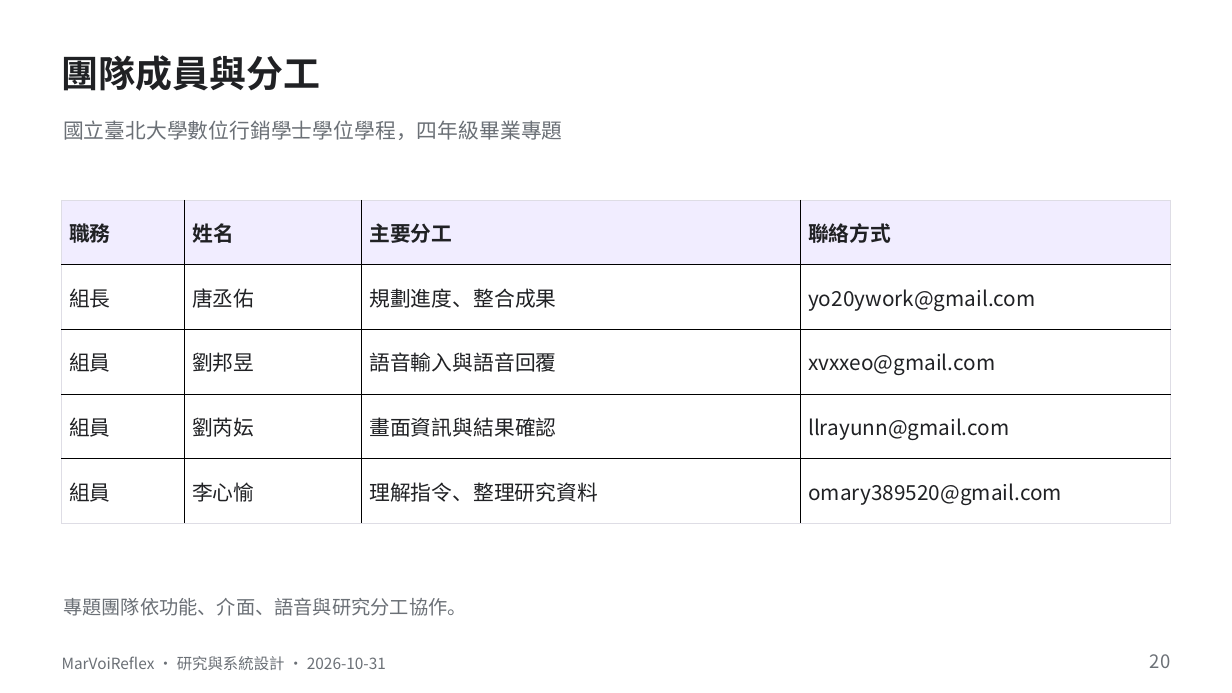
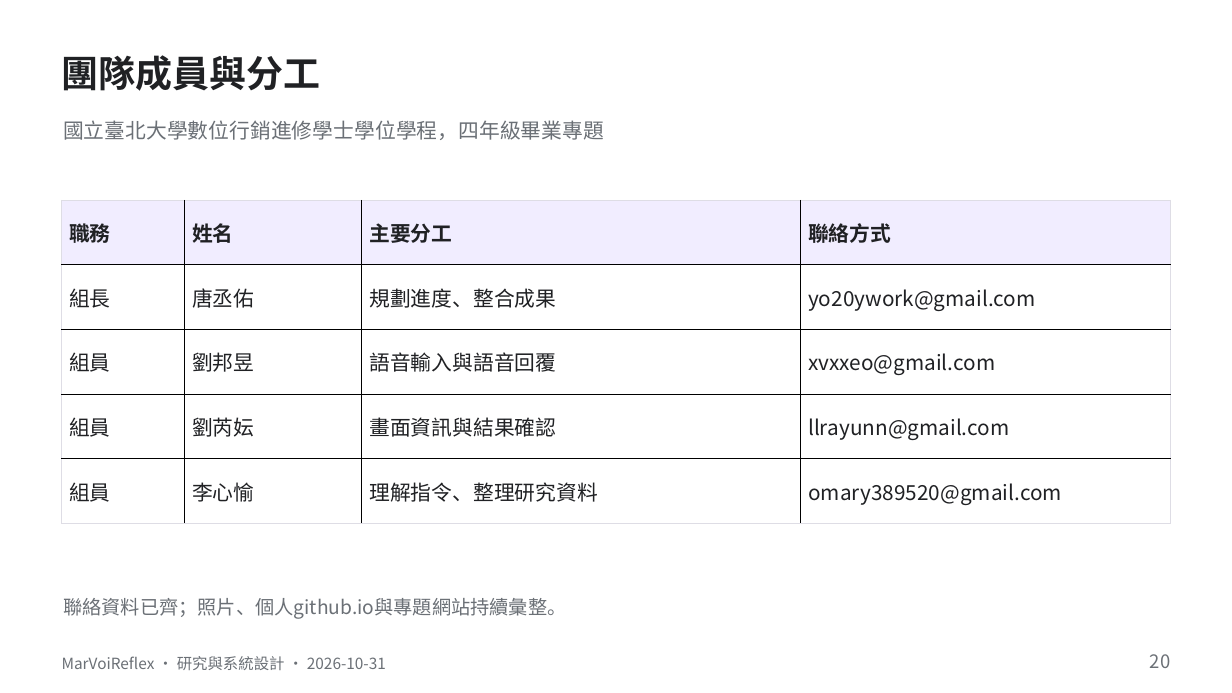
Before and after one commit to yo20ywork-max/MarVoiReflex, a slide deck: slide 20 of docs/presentation/MarVoiReflex-Revision-20261031.pptx. Drawn at 1232x693 pixels with LibreOffice and Linux fonts; fonts in the diff are those of the drawing. Boxes give left, top, right and bottom in pixels: in the first picture for what was removed or moved away, otherwise in the second. Text is boxed around its words. In the diff, an @@ line names an element or a change of style, - is before the commit and + after.

```diff
--- a/docs/presentation/MarVoiReflex-Revision-20261031.pptx
+++ b/docs/presentation/MarVoiReflex-Revision-20261031.pptx
@@ text at bbox=[63, 120, 604, 140]: text changed @@
-國立臺北大學數位行銷學士學位學程，四年級畢業專題
+國立臺北大學數位行銷進修學士學位學程，四年級畢業專題
@@ text at bbox=[63, 598, 566, 619]: text changed @@
-專題團隊依功能、介面、語音與研究分工協作。
+聯絡資料已齊；照片、個人github.io與專題網站持續彙整。
```
Also in this commit, not shown: 5 other slides changed, 9 other files.
